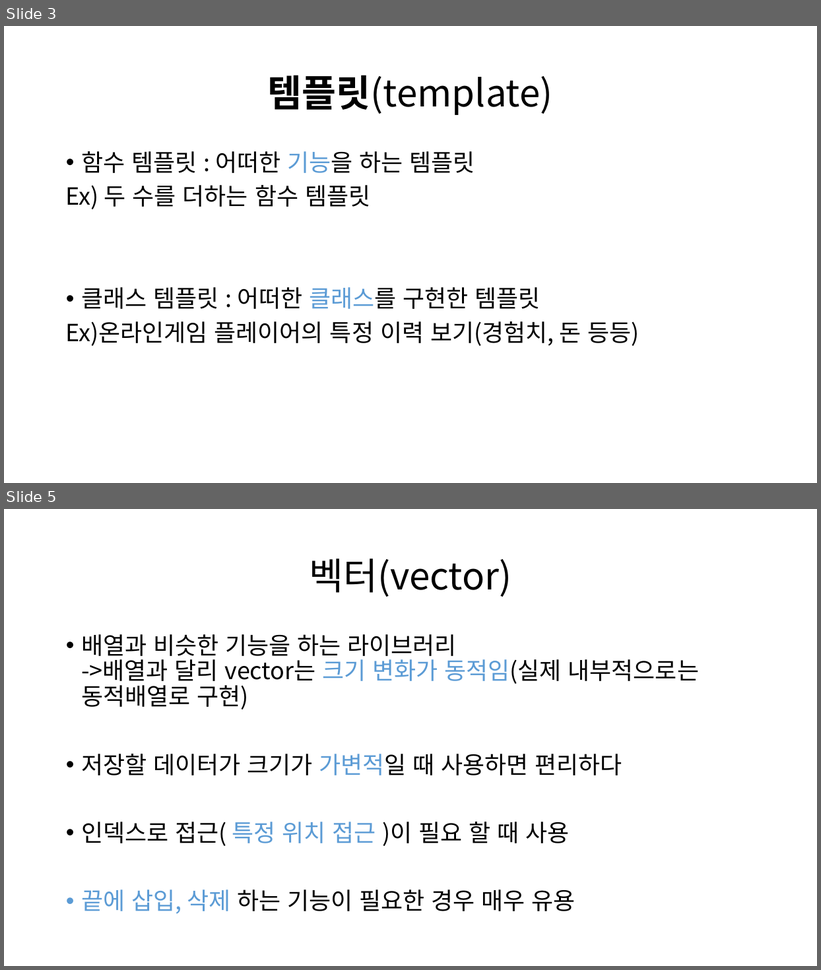
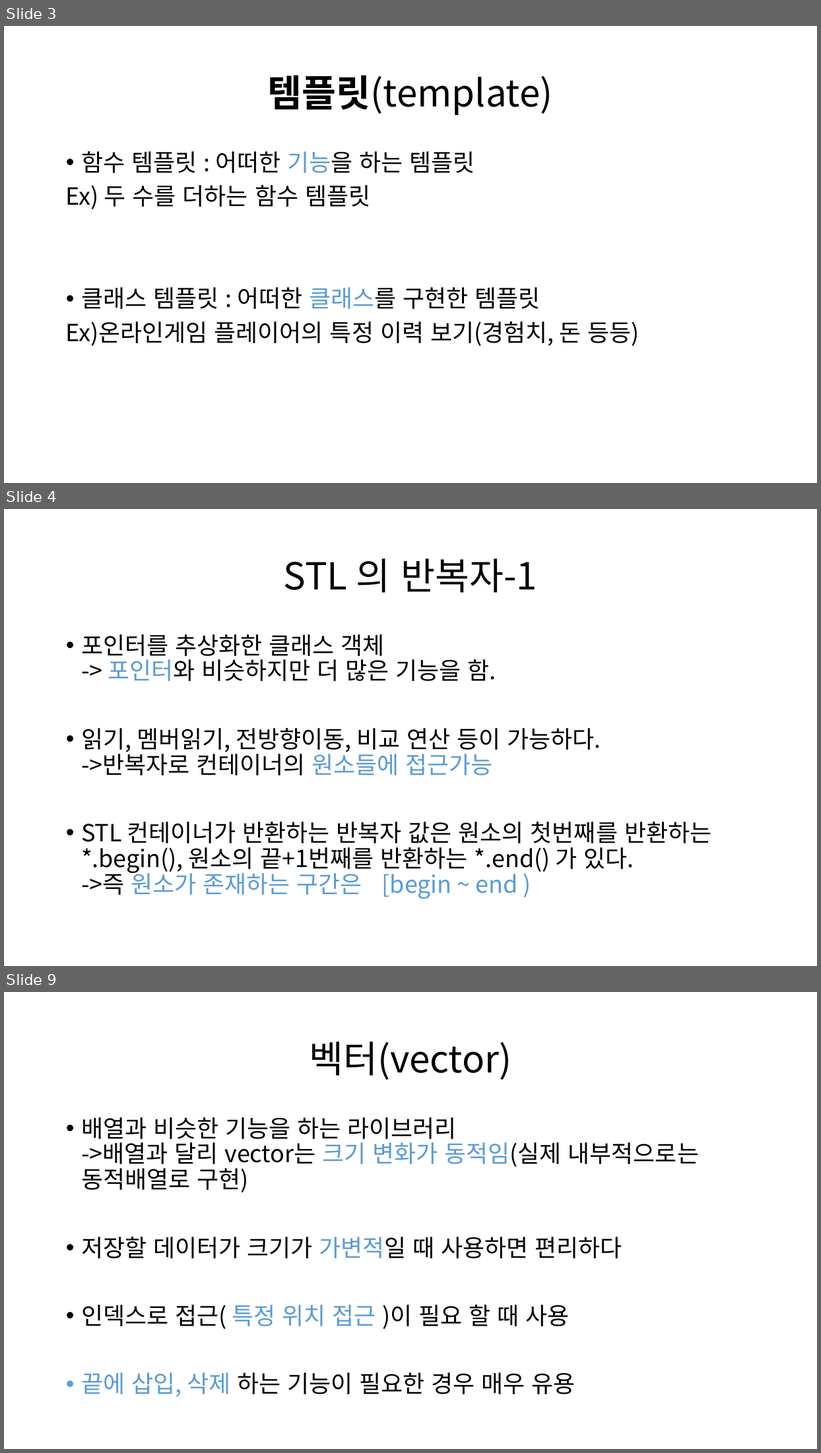
Before and after one commit to LeeInJae/meteor, a slide deck: Study/20131007_LeeInJae/STL.pptx. Shown one above the other, each under a label of ours: slides 3 and 5 before the commit, slides 3, 4 and 9 after it; the slides between them are not shown. The pictures are 821x970 and 821x1453 pixels, drawn with LibreOffice and Linux fonts; fonts in the diff are those of the drawing. Boxes give left, top, right and bottom in pixels: in the first picture for what was removed or moved away, otherwise in the second. Text is boxed around its words. In the diff, an @@ line names an element or a change of style, - is before the commit and + after.

```diff
--- a/Study/20131007_LeeInJae/STL.pptx
+++ b/Study/20131007_LeeInJae/STL.pptx
@@ slide 4 added at [4,509,817,966], background #FFFFFF @@
@@ title added at [284,559,537,593], 44 pt, text #000000 @@
+STL 의 반복자-1
@@ text added at [81,634,712,899], 28 pt, text #000000 @@
+• 포인터를 추상화한 클래스 객체
+  -> 포인터와 비슷하지만 더 많은 기능을 함.
+• 읽기, 멤버읽기, 전방향이동, 비교 연산 등이 가능하다.
+  ->반복자로 컨테이너의 원소들에 접근가능
+• STL 컨테이너가 반환하는 반복자 값은 원소의 첫번째를 반환하는 *.begin(), 원소의 끝+1번째를 반환하는 *.end() 가 있다.
+  ->즉 원소가 존재하는 구간은 [begin ~ end )
@@ what was slide 5 is now slide 9 @@
```
Also in this commit, not shown: 3 slides changed, 9 other slides added, 2 other files.
